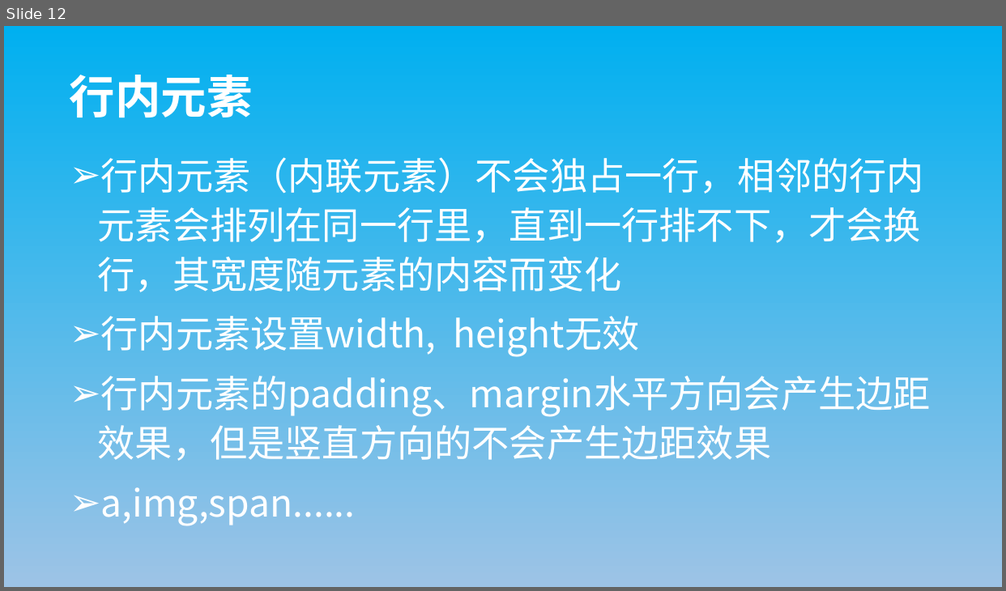
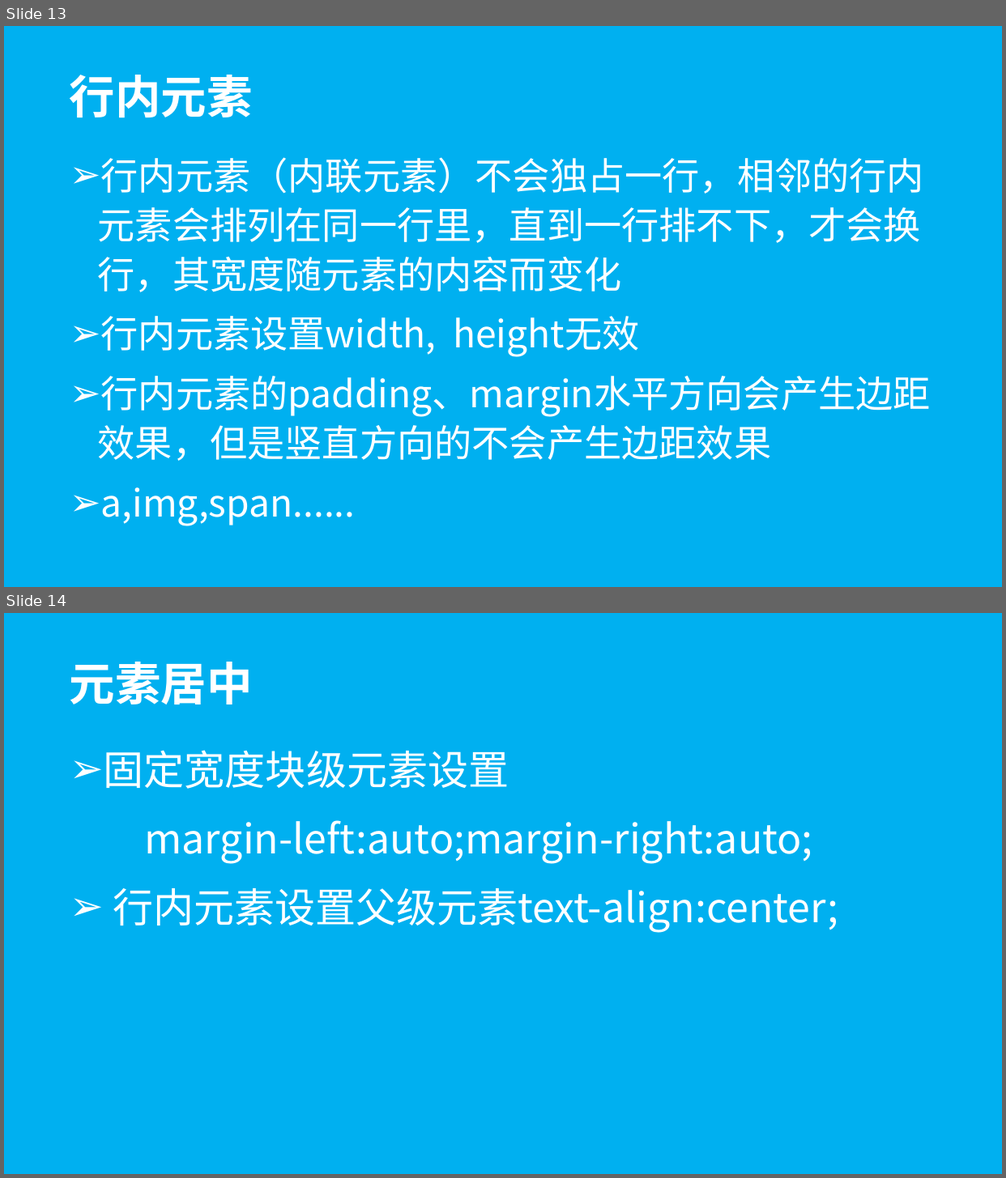
Before and after one commit to wugenshui/ppt, a slide deck: HTML_CSS/Html&CSS.pptx. Shown one above the other, each under a label of ours: slide 12 before the commit, slides 13 and 14 after it. The pictures are 1006x591 and 1006x1178 pixels, drawn with LibreOffice and Linux fonts; fonts in the diff are those of the drawing. Boxes give left, top, right and bottom in pixels: in the first picture for what was removed or moved away, otherwise in the second. Text is boxed around its words. In the diff, an @@ line names an element or a change of style, - is before the commit and + after.

```diff
--- a/HTML_CSS/Html&CSS.pptx
+++ b/HTML_CSS/Html&CSS.pptx
@@ slide 14 added at (4,613,1002,1174), background #00B0F0 @@
@@ title added at (70,662,253,705), 44 pt, text #FFFFFF, bold @@
+元素居中
@@ subtitle added at (104,750,838,932), 39 pt, text #FFFFFF @@
+➢ 固定宽度块级元素设置
+margin-left:auto;margin-right:auto;
+➢ 行内元素设置父级元素text-align:center;
@@ what was slide 12 is now slide 13 @@
@@ slide 13 changed as well @@
@@ background gradient #9DC3E6 to #00B0F0 to #00B0F0 @@
```
Also in this commit, not shown: 17 other slides changed, 1 other slide added.
